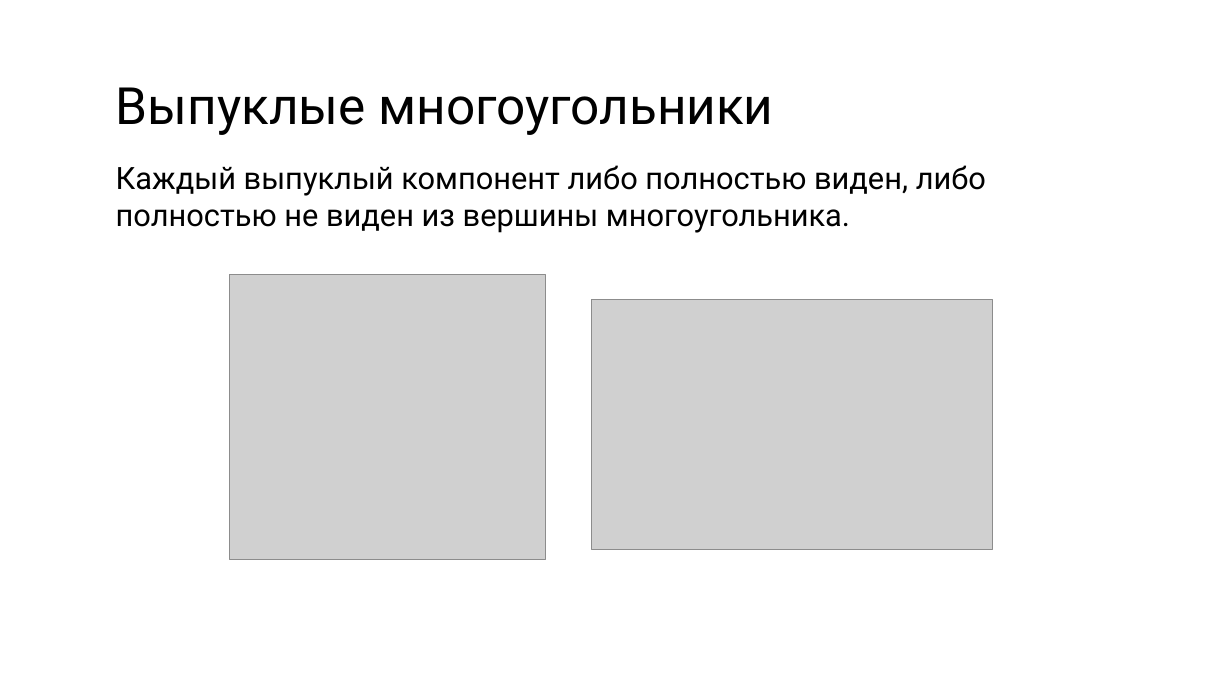
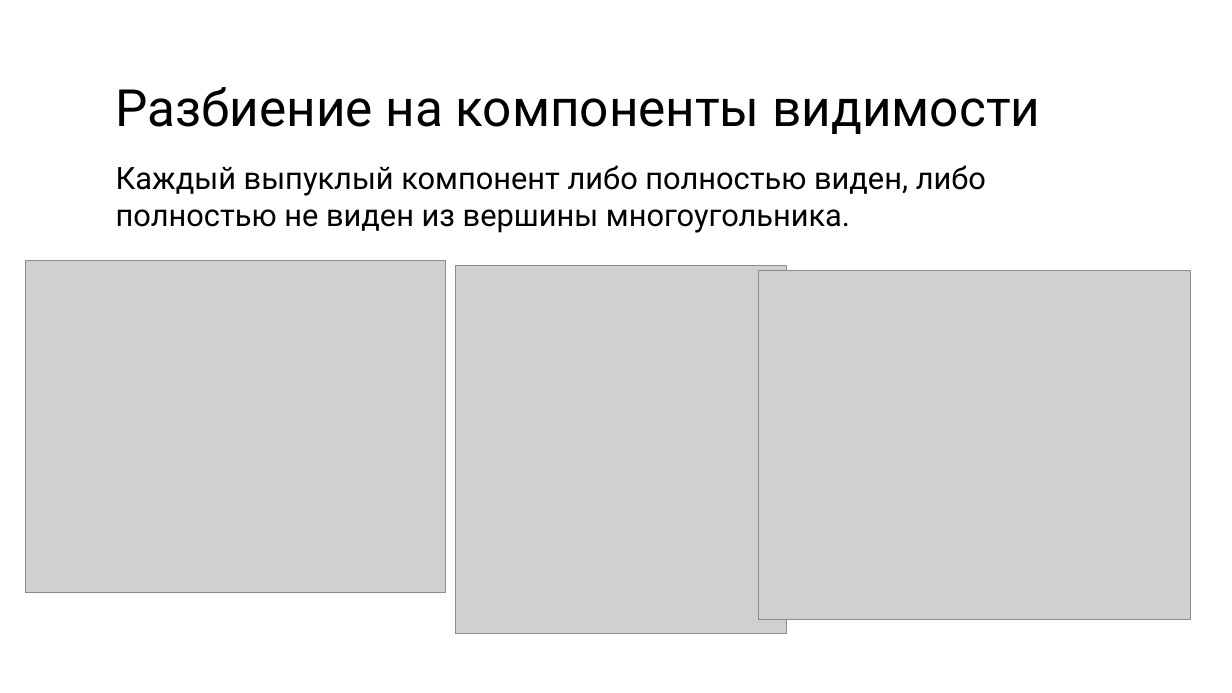
Before and after one commit to antllcon/art-gallery, a slide deck: slide 16 of document/art-gallery-problem.pptx (slide 11 before the commit). Drawn at 1232x693 pixels with LibreOffice and Linux fonts; fonts in the diff are those of the drawing; grey boxes stand for pictures. Boxes give left, top, right and bottom in pixels: in the first picture for what was removed or moved away, otherwise in the second. Text is boxed around its words. In the diff, an @@ line names an element or a change of style, - is before the commit and + after.

```diff
--- a/document/art-gallery-problem.pptx
+++ b/document/art-gallery-problem.pptx
@@ text "Разбиение на компоненты видимости" at box(116, 87, 1040, 134): vertical alignment middle to bottom @@
@@ text at box(116, 87, 1040, 134): text changed @@
-Выпуклые многоугольники
+Разбиение на компоненты видимости
@@ picture added at box(25, 261, 445, 592) @@
@@ picture added at box(456, 265, 787, 633) @@
@@ picture removed at box(229, 274, 545, 559) @@
@@ picture removed at box(592, 299, 994, 549) @@
@@ picture added at box(759, 271, 1191, 620) @@
```
Also in this commit, not shown: 8 other slides changed, 3 slides added, 2 slides removed.
